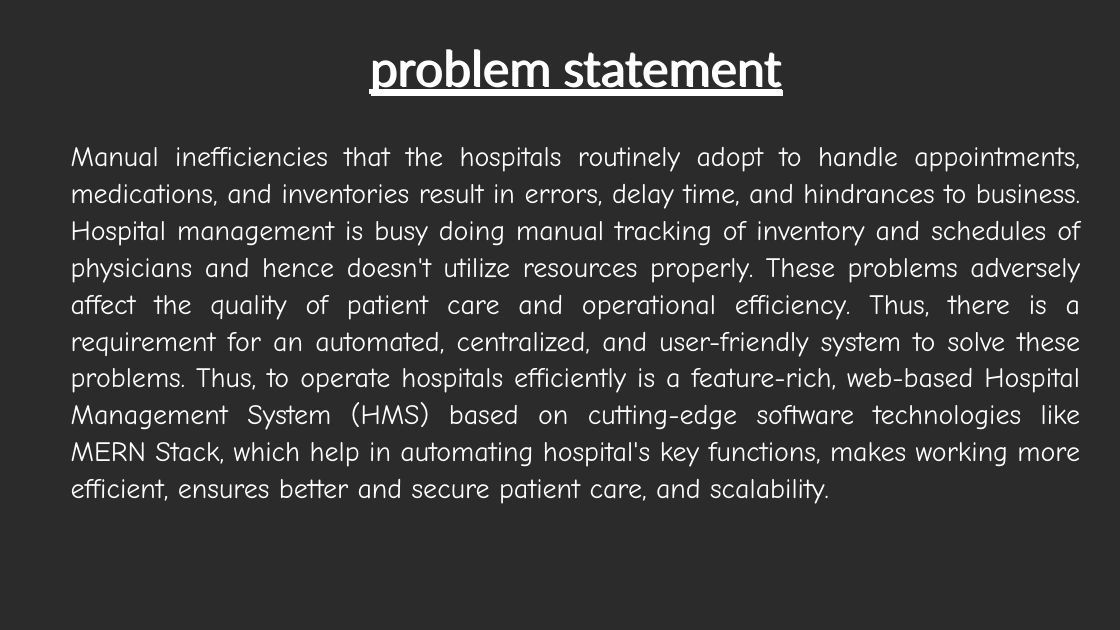
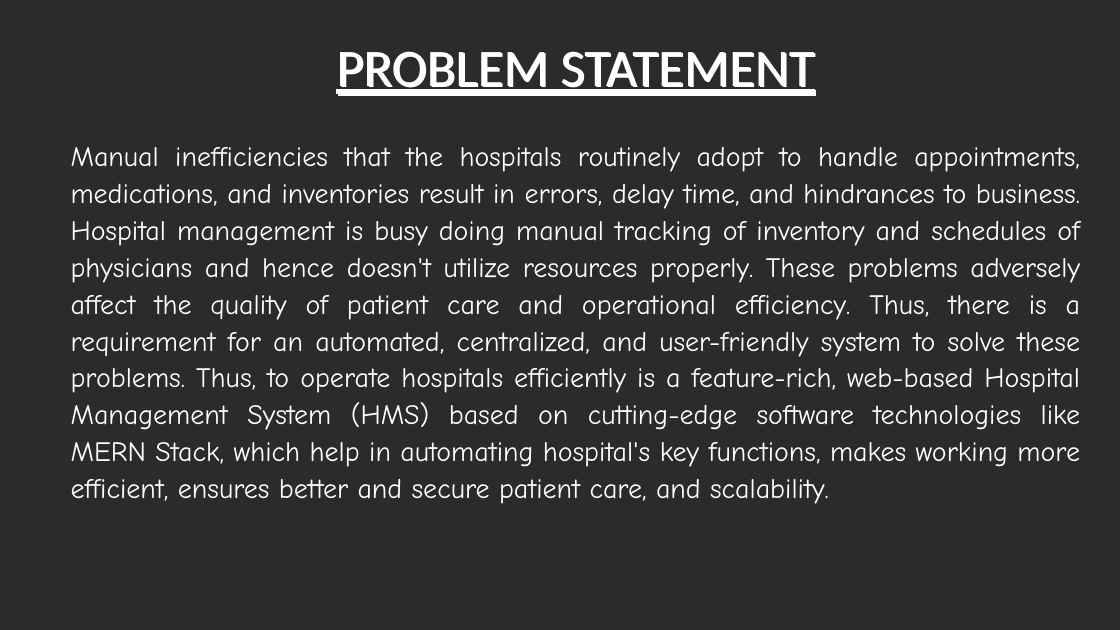
Before and after one commit to Sahithya132002/Final-Year-Project, a slide deck: slide 8 of Review 3.pptx. Drawn at 1120x630 pixels with LibreOffice and Linux fonts; fonts in the diff are those of the drawing; background and template pictures are left out; a plain dark background stands for a picture behind light text. Boxes give left, top, right and bottom in pixels: in the first picture for what was removed or moved away, otherwise in the second. Text is boxed around its words. In the diff, an @@ line names an element or a change of style, - is before the commit and + after.

```diff
--- a/Review 3.pptx
+++ b/Review 3.pptx
@@ title at box(336, 51, 814, 96): text changed @@
-problem statement
+PROBLEM STATEMENT
```
Also in this commit, not shown: 9 other slides changed.
